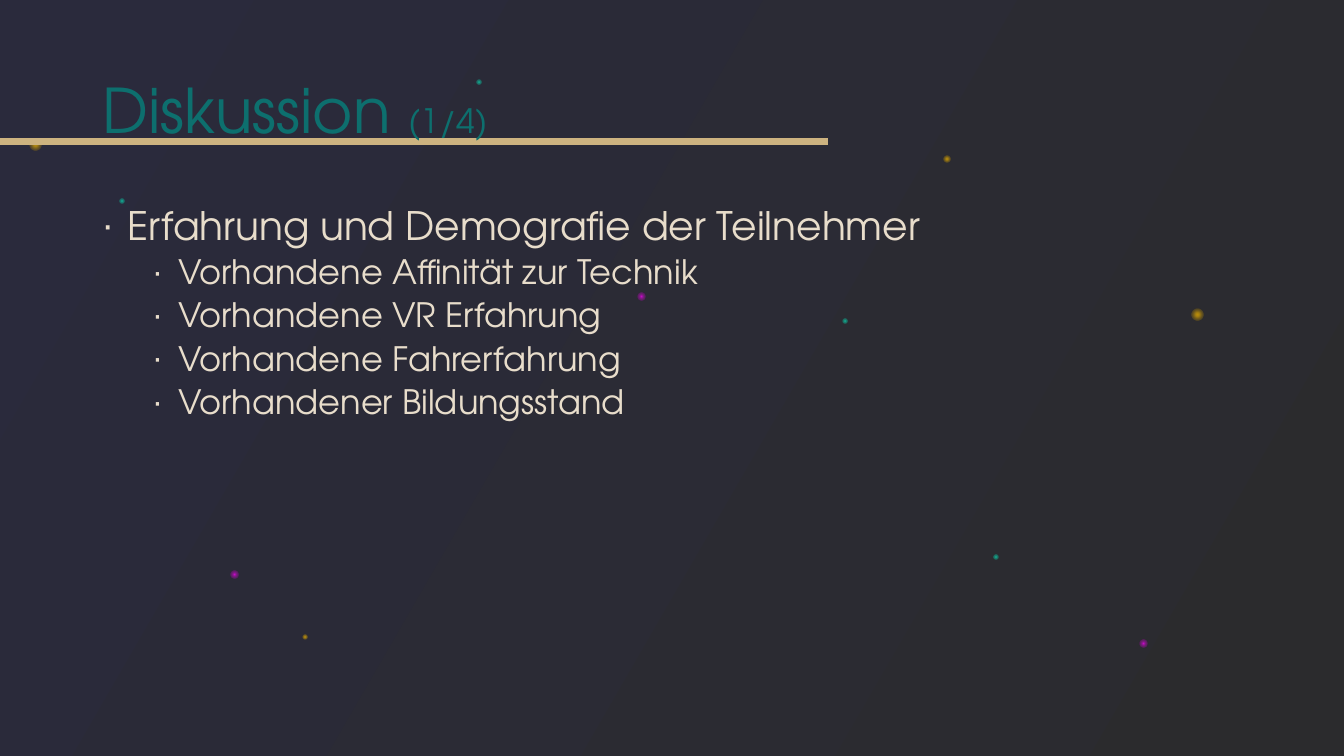
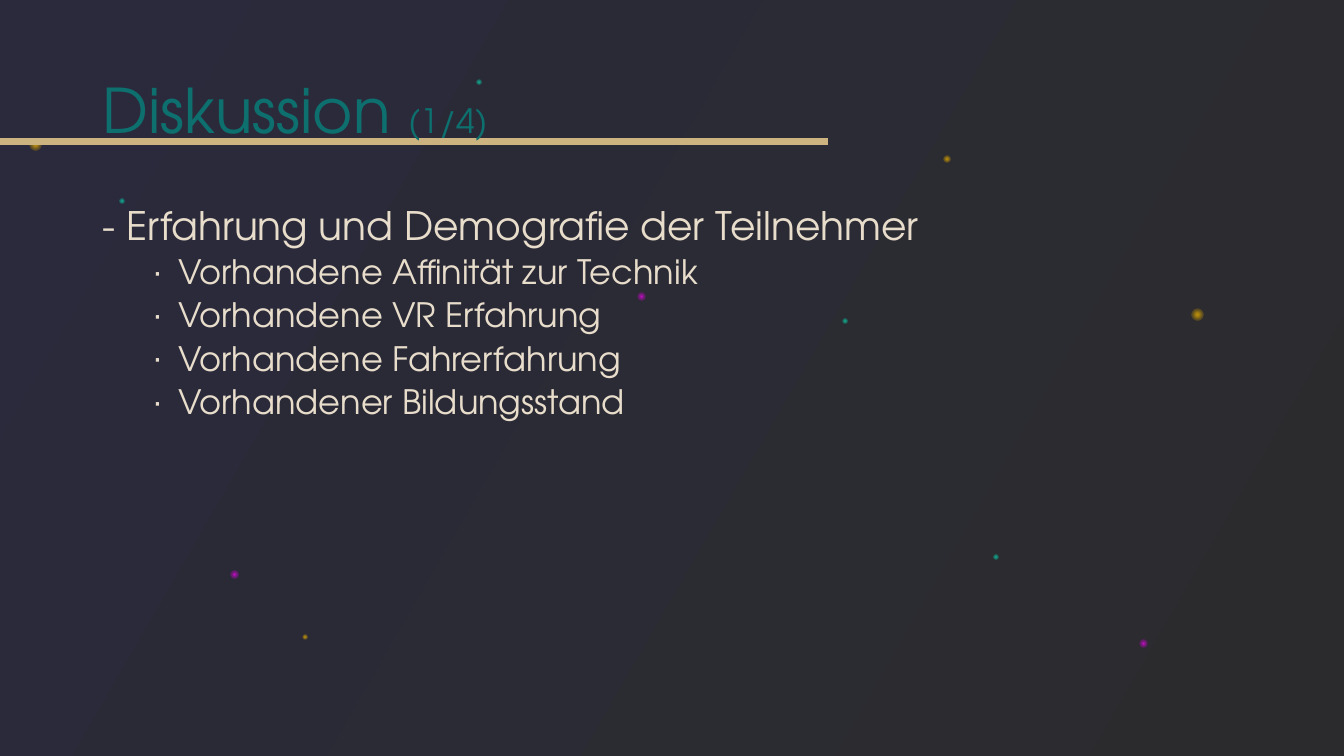
Before and after one commit to tlahmann/mci-af, a slide deck: slide 22 of presentation/Resync Studie.pptx (slide 23 before the commit). Drawn at 1344x756 pixels with LibreOffice and Linux fonts; fonts in the diff are those of the drawing. Boxes give left, top, right and bottom in pixels: in the first picture for what was removed or moved away, otherwise in the second. Text is boxed around its words. In the diff, an @@ line names an element or a change of style, - is before the commit and + after.

```diff
--- a/presentation/Resync Studie.pptx
+++ b/presentation/Resync Studie.pptx
@@ text at box(126, 211, 919, 249): text changed @@
-∙ Erfahrung und Demografie der Teilnehmer
+- Erfahrung und Demografie der Teilnehmer
```
Also in this commit, not shown: 10 other slides changed, 1 slide removed.
